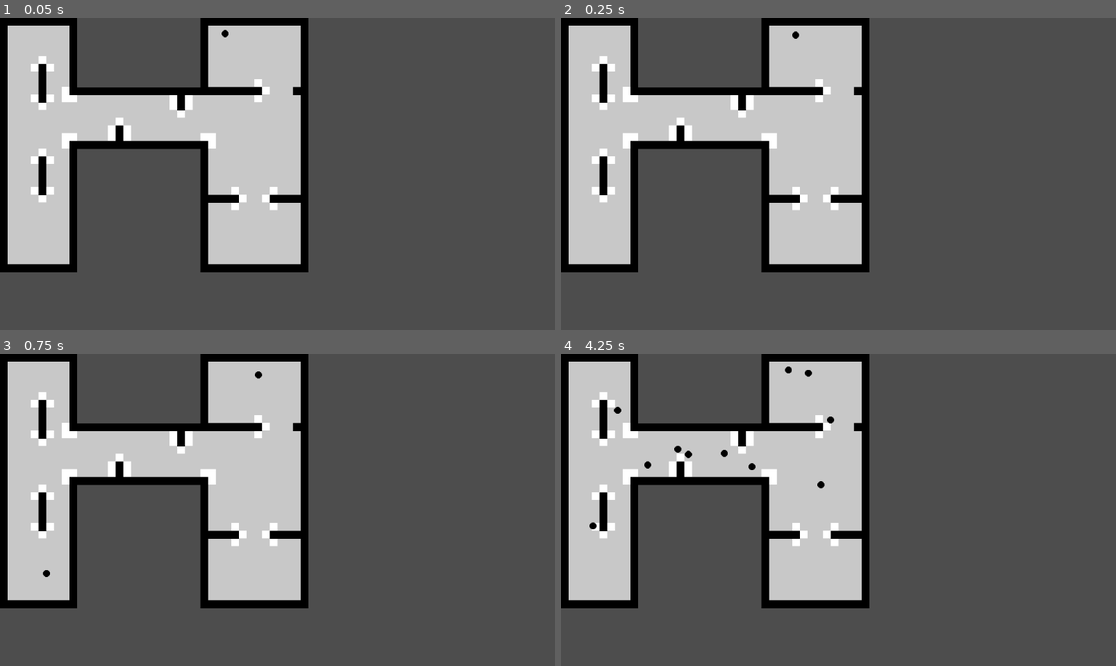
Above: before the commit, frames 1-4 (two rows, left to right).
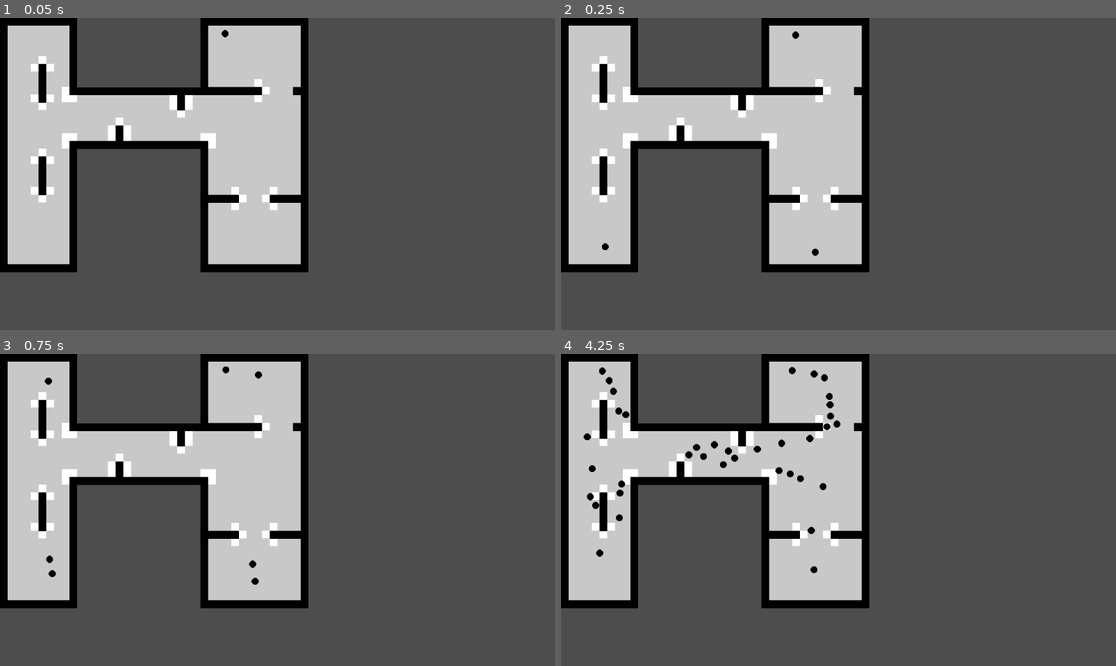
Above: after the commit, the same moments.

Repository: LukasEliasson/molndalsbro-simulering
Game: Godot game, scene res://scenes/Station.tscn
Two runs of this game, one before a commit and one after it. Both use one fixed random seed, a clock stepped at 60 frames per second and the inputs below.
Inputs:
- Up to frame 1 (0.05 s): no input
- Up to frame 2 (0.25 s): no input
- Up to frame 3 (0.75 s): no input
- Up to frame 4 (4.25 s): no input

Frame 1 is identical in both runs. In frame 2, less than 0.1% of the frame differs, in the area x 7-47%, y 72-77%; in frame 3, 0.2%; in frame 4, 1.1%, in the area x 4-51%, y 4-71%.

Commit message:
Pathfinding tuning

Diff:
--- a/scenes/Person.tscn
+++ b/scenes/Person.tscn
@@ -20,9 +20,10 @@
 shape = SubResource("CircleShape2D_ak353")
 
 [node name="NavigationAgent2D" type="NavigationAgent2D" parent="."]
+target_desired_distance = 50.0
+path_max_distance = 50.0
 avoidance_enabled = true
-radius = 7.5
-neighbor_distance = 25.0
-max_neighbors = 5
-time_horizon_agents = 3.0
+radius = 8.0
+neighbor_distance = 50.0
+max_neighbors = 20
 debug_path_custom_color = Color(0, 1, 0, 1)
--- a/scripts/Station.gd
+++ b/scripts/Station.gd
@@ -1,7 +1,7 @@
 extends Node2D
 
 @export var person_scene = preload("res://scenes/Person.tscn")
-@export var spawn_interval: float = 0.4
+@export var spawn_interval: float = 0.1
 
 func _ready() -> void:
 	spawn_person()
